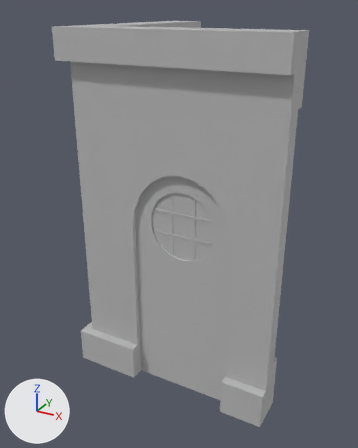
Before and after pictures for a commit that changed the FBX model Assets/Models/ACornerDoor.fbx.
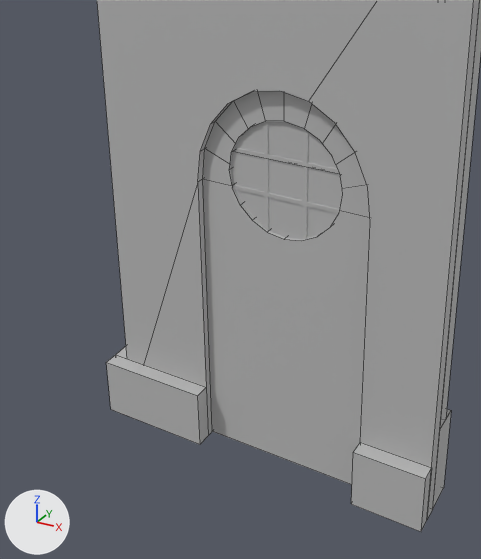
Each version is shown whole from a camera (50 mm lens) standing at (23.23, -5.88, 3.97) and looking at (20.67, -1.23, 1.65), then close up on the part from 6% to 82% of the width and 28% to 99% of the height. Every picture has the same lights, and +X, +Y and +Z are marked at lower left. The close-ups show mesh edges as thin lines. Where no turn or scale is listed for an object, it has been applied to the vertices.

Before the edit, the objects in view are built like this:
```python
me_mesh_010 = bpy.data.meshes.new('Mesh.010')
me_mesh_010.from_pydata(...)  # a box spanning x -0.375..0.375, y -0.05..0.05, z -0.2..0.2
me_mesh_010.materials.append(mat_lambert1)  # grey #bcbcbc
me_mesh_011 = bpy.data.meshes.new('Mesh.011')
me_mesh_011.from_pydata(...)  # a box spanning x -0.1..0.1, y -0.05..0.05, z -1.3..1.3
me_mesh_011.materials.append(mat_lambert1)  # grey #bcbcbc
me_mesh_017 = bpy.data.meshes.new('Mesh.017')
me_mesh_017.from_pydata(...)  # a box spanning x -0.225..0.225, y -0.1..0.1, z -0.3..0.3
me_mesh_017.materials.append(mat_lambert1)  # grey #bcbcbc
ob_p_acornerdoor39 = bpy.data.objects.new('P_ACornerDoor39', me_mesh_010)
ob_p_acornerdoor39.location = (20.175, -2.05, 0.2)
ob_p_acornerdoor40 = bpy.data.objects.new('P_ACornerDoor40', me_mesh_011)
ob_p_acornerdoor40.location = (22.0, -1.85, 1.9)
ob_p_acornerdoor47 = bpy.data.objects.new('P_ACornerDoor47', me_mesh_017)
ob_p_acornerdoor47.location = (21.875, -1.8, 0.3)
# also in view: 'P_ACornerDoor45' at (21.88, -2.05, 0.2); 'P_ACornerDoor_Door1' at (21.1, -1.92, 1.26); 'P_ACornerDoor_Door2' at (21.1, -1.92, 1.97); 'P_ACornerDoor51' at (21.0, -1.95, 1.9); 'P_ACornerDoor_Door3' at (21.1, -1.92, 1.98)
```
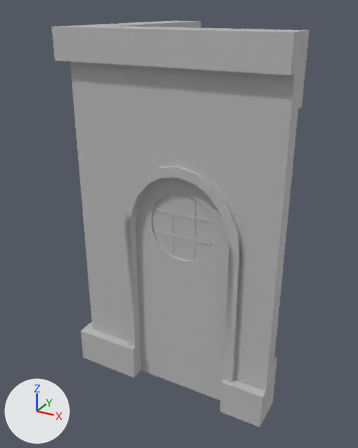
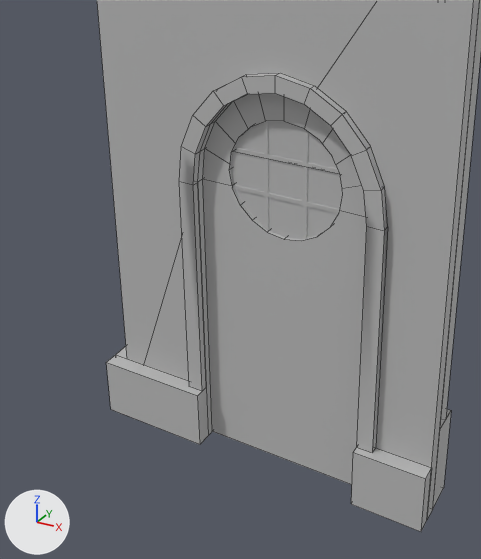
Where the change shows, as pixel boxes [x1, y1, x2, y2] in the close-ups (481 x 559 px):
'P_ACornerDoor57', added: after [179, 73, 388, 453]

Patch to the scene script:
```diff
--- a/Assets/Models/ACornerDoor.fbx.py
+++ b/Assets/Models/ACornerDoor.fbx.py
@@ me_mesh_004_1 @@
+me_mesh_004_1.from_pydata(...)  # 52 vertices, 52 faces; spans x -0.65..0.65, y -0.03..0.03, z -1.11..1.11
+me_mesh_004_1.materials.append(mat_lambert1)  # grey #bcbcbc
@@ ob_p_acornerdoor57 @@
+ob_p_acornerdoor57 = bpy.data.objects.new('P_ACornerDoor57', me_mesh_004_1)
+ob_p_acornerdoor57.location = (21.1, -2.025, 1.512)
```
